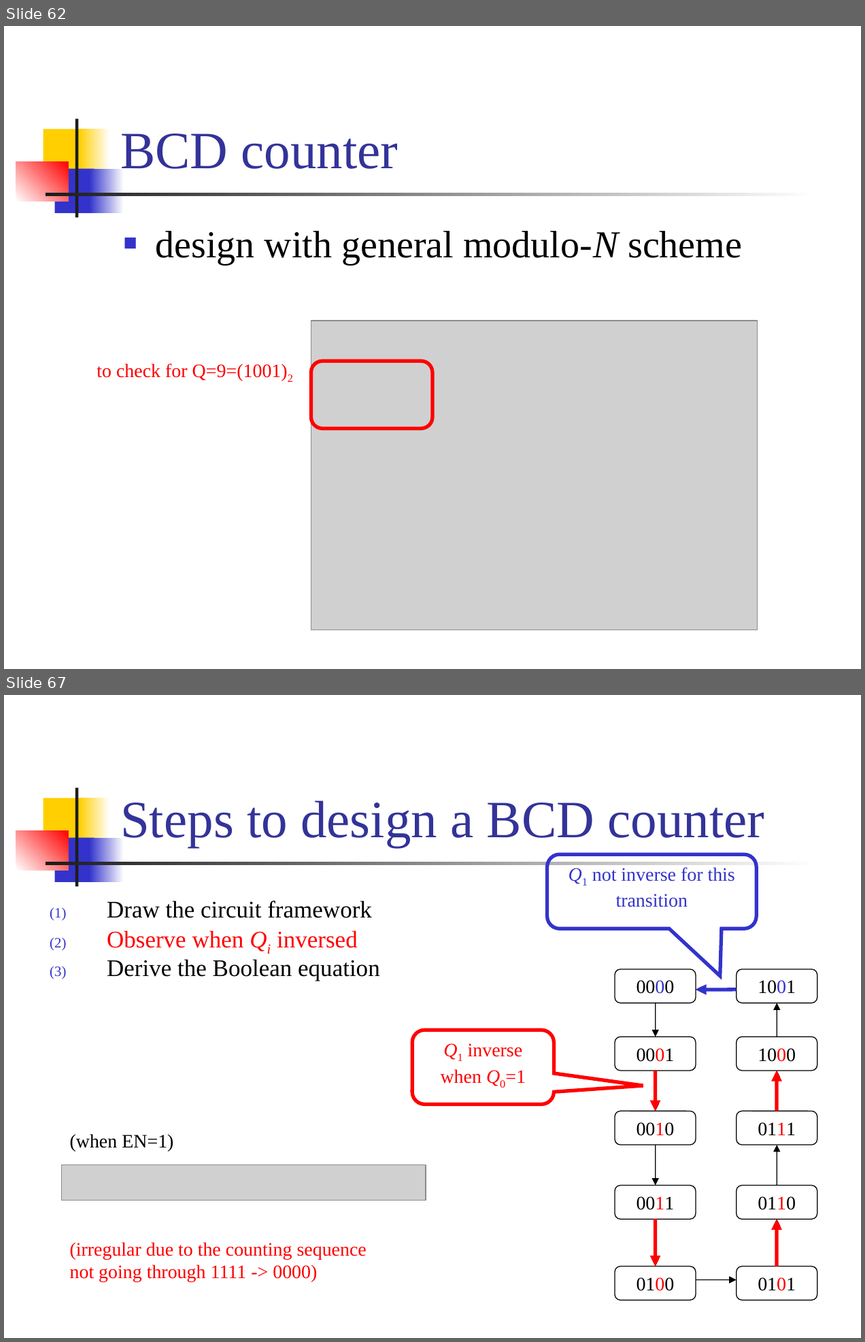
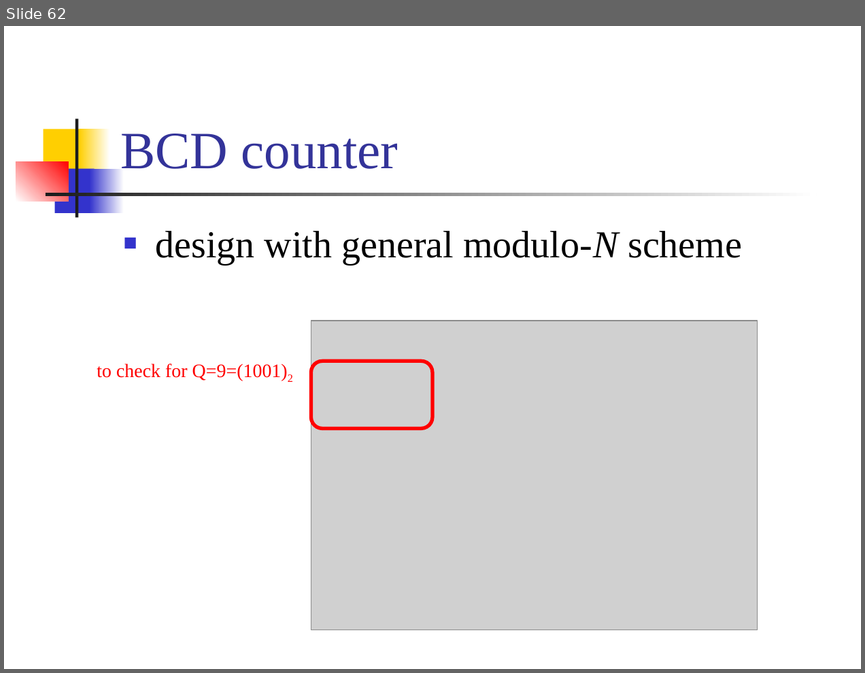
Before and after one commit to CGUSystemCourses/Comp_Org-2018, a slide deck: Lectures/lec04-counters/lec04-counters.pptx. Shown one above the other, each under a label of ours: slides 62 and 67 before the commit, slide 62 after it; the slides between them are not shown. The pictures are 865x1342 and 865x673 pixels, drawn with LibreOffice and Linux fonts; fonts in the diff are those of the drawing; grey boxes stand for pictures. Boxes give left, top, right and bottom in pixels: in the first picture for what was removed or moved away, otherwise in the second. Text is boxed around its words. In the diff, an @@ line names an element or a change of style, - is before the commit and + after.

```diff
--- a/Lectures/lec04-counters/lec04-counters.pptx
+++ b/Lectures/lec04-counters/lec04-counters.pptx
@@ slide 67 removed at (4,695,861,1338), background #FFFFFF; not listed: 7 template elements that a slide beside it also shows @@
@@ title removed at (120,800,764,847) @@
-Steps to design a BCD counter
@@ rounded speech box removed at (547,854,756,929) @@
-Q1 not inverse for this transition
@@ text removed at (107,900,380,981) @@
-(1) Draw the circuit framework
-(2) Observe when Qi inversed
-(3) Derive the Boolean equation
@@ group removed at (615,969,817,1299): 10 rounded rectangles, 10 arrows @@
-0000
-0001
-0010
-0011
-0100
-0101
-0110
-0111
-1000
-1001
@@ arrow removed from (736, 989) to (696, 989) @@
@@ rounded speech box removed at (412,1030,553,1104) @@
-Q1 inverse when Q0=1
@@ arrow removed from (655, 1070) to (655, 1110) @@
@@ arrow removed from (777, 1110) to (777, 1070) @@
@@ text removed at (70,1134,173,1151) @@
-(when EN=1)
@@ picture removed at (61,1164,426,1200) @@
@@ arrow removed from (655, 1219) to (655, 1266) @@
@@ arrow removed from (777, 1266) to (777, 1219) @@
@@ text removed at (70,1242,366,1282) @@
-(irregular due to the counting sequence
-not going through 1111 -> 0000)
```
Also in this commit, not shown: 6 other slides removed, 1 other file.
